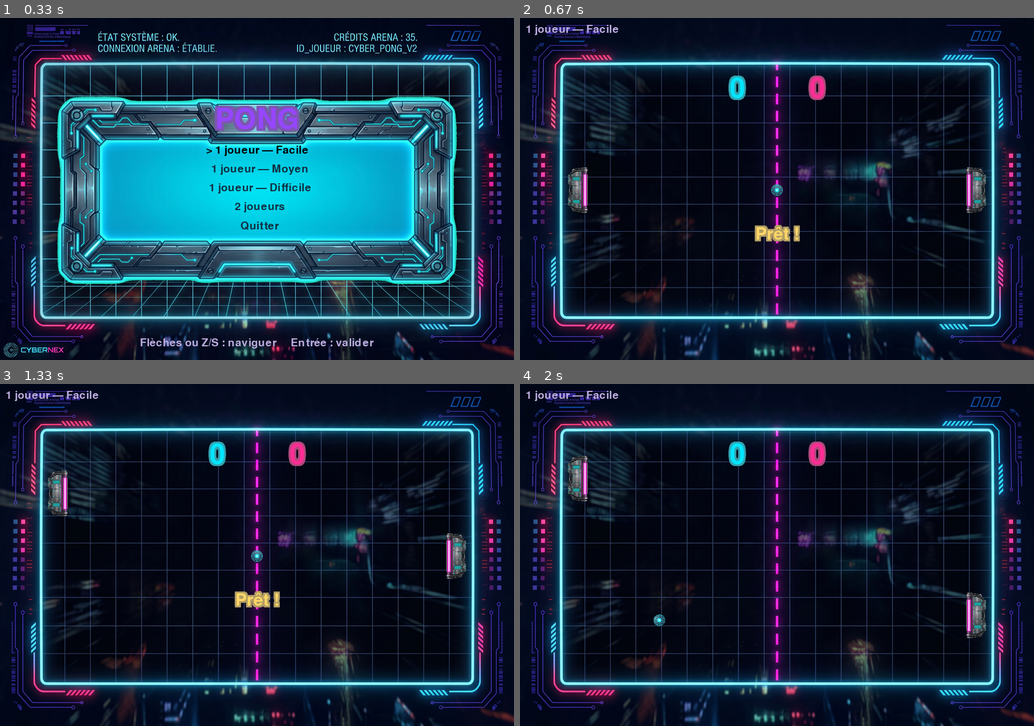
Above: before the commit, frames 1-4 (two rows, left to right).
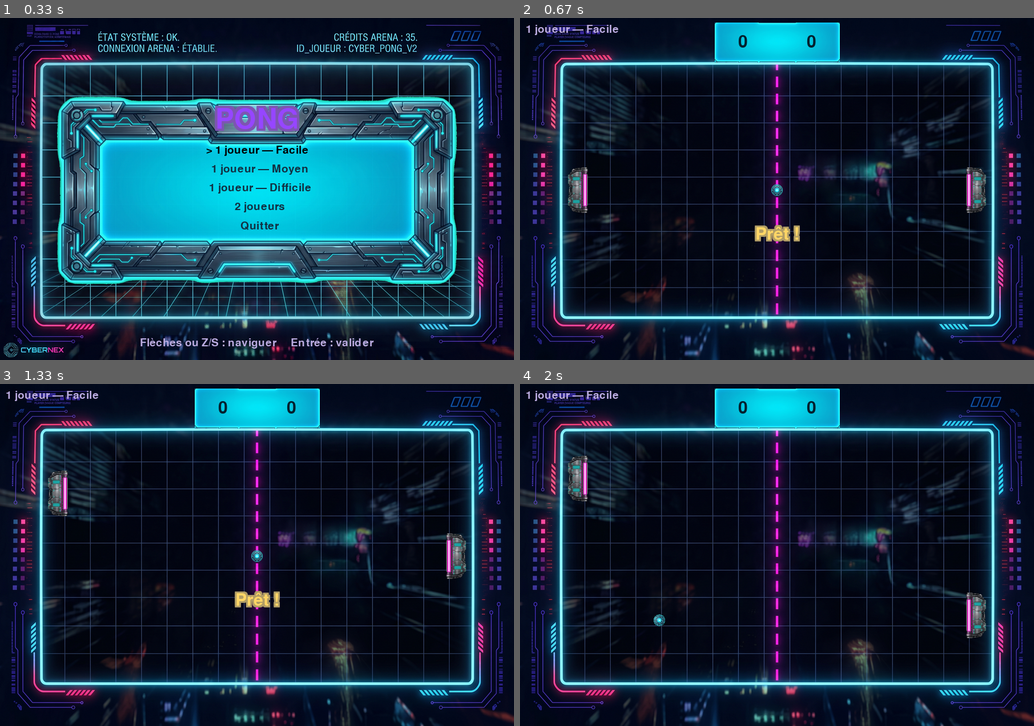
Above: after the commit, the same moments.

Repository: Lamizana/Pong
Game: pygame game, started from main.py
Two runs of this game, one before a commit and one after it. Both use one fixed random seed, a clock stepped at 60 frames per second and the inputs below.
Inputs:
- Up to frame 1 (0.33 s): no input
- Up to frame 2 (0.67 s): tap Enter at 0.33 s
- Up to frame 3 (1.33 s): hold W 0.67-1.13 s; hold S from 1.17 s (still down); tap Z at 1.23 s
- Up to frame 4 (2 s): release S at 1.47 s; hold W 1.5-1.87 s; tap Z at 1.57, 1.97 s; hold S from 1.9 s (still down)

Frame 1 is identical in both runs. In frame 2, 3.2% of the frame differs, in the area x 37-63%, y 1-24%; in frame 3, 3.2%; in frame 4, 3.2%.

Commit message:
feat(hud): ecran de score extrait du menu, pose au-dessus du terrain

Diff:
--- a/pong/resources.py
+++ b/pong/resources.py
@@ -22,6 +22,7 @@
         self.background = self._load_opaque(settings.ASSET_BACKGROUND)
         self.menu_background = self._load_opaque(settings.ASSET_MENU)
         self.menu_frame = self._load_sprite(settings.ASSET_MENU_FRAME)
+        self.score_screen = self._load_sprite(settings.ASSET_SCORE_SCREEN)
         self.paddle_left = self._load_sprite(settings.ASSET_PADDLE_LEFT)
         self.paddle_right = self._load_sprite(settings.ASSET_PADDLE_RIGHT)
         self.ball = self._load_sprite(settings.ASSET_BALL)
--- a/pong/scenes/game.py
+++ b/pong/scenes/game.py
@@ -198,12 +198,19 @@
                               self.ball.y - sprite.get_height() / 2))
 
     def _draw_scores(self, surface):
+        # Écran de score, posé au-dessus du terrain (dans le ciel).
         center_x = settings.WINDOW_WIDTH // 2
-        y = settings.FIELD_TOP + 32
-        synthwave.glow_text(surface, self.app.font_large, str(self.score.left),
-                            settings.NEON_CYAN, center=(center_x - 70, y))
-        synthwave.glow_text(surface, self.app.font_large, str(self.score.right),
-                            settings.NEON_PINK, center=(center_x + 70, y))
+        screen = self.app.assets.score_screen
+        rect = screen.get_rect(midbottom=(center_x, settings.FIELD_TOP - 14))
+        surface.blit(screen, rect)
+
+        # Le score, à l'intérieur de l'écran (texte sombre, lisible sur cyan).
+        y = rect.centery
+        color = (4, 32, 46)
+        self.app.draw_text(surface, str(self.score.left), self.app.font_medium,
+                           color, center=(center_x - 60, y))
+        self.app.draw_text(surface, str(self.score.right), self.app.font_medium,
+                           color, center=(center_x + 60, y))
 
     def _draw_mode_label(self, surface):
         if self.mode == "1p":
--- a/pong/settings.py
+++ b/pong/settings.py
@@ -111,6 +111,7 @@
 ASSET_BACKGROUND = "background.png"
 ASSET_MENU = "menu.png"
 ASSET_MENU_FRAME = "menu_frame.png"
+ASSET_SCORE_SCREEN = "score_screen.png"
 ASSET_PADDLE_LEFT = "paddle_left.png"
 ASSET_PADDLE_RIGHT = "paddle_right.png"
 ASSET_BALL = "ball.png"
--- a/scripts/prepare_assets.py
+++ b/scripts/prepare_assets.py
@@ -23,6 +23,10 @@
 
 # Taille finale des fonds (fenêtre du jeu).
 BACKGROUND_SIZE = (900, 600)
+
+# Écran de score : région (relative) de l'image de menu 01, et hauteur cible.
+SCORE_SCREEN_BOX = (0.154, 0.307, 0.846, 0.713)
+SCORE_SCREEN_HEIGHT = 70
 
 
 def is_green_background(r, g, b):
@@ -70,6 +74,13 @@
 
     bbox = alpha.getbbox()
     return image.crop(bbox) if bbox else image
+
+
+def crop_region(image, box):
+    """Découpe une région de l'image ; `box` en coordonnées relatives (0..1)."""
+    width, height = image.size
+    return image.crop((int(box[0] * width), int(box[1] * height),
+                       int(box[2] * width), int(box[3] * height)))
 
 
 def fit_height(image, height):
@@ -132,6 +143,16 @@
     image.save(dest)
 
 
+def build_region(source, dest, box, *, height=None, width=None):
+    """Extrait une région d'une image puis la redimensionne (PNG)."""
+    image = crop_region(_load(source).convert("RGBA"), box)
+    if height is not None:
+        image = fit_height(image, height)
+    elif width is not None:
+        image = fit_width(image, width)
+    image.save(dest)
+
+
 def main():
     OUT.mkdir(parents=True, exist_ok=True)
 
@@ -141,8 +162,11 @@
     build_sprite("raquette_droite.jpeg", OUT / "paddle_right.png", height=80)
     build_sprite("balle.jpeg", OUT / "ball.png", max_size=20)
     build_sprite("rectangle_menu_01.jpeg", OUT / "menu_frame.png", width=880)
+    build_region("rectangle_menu_01.jpeg", OUT / "score_screen.png",
+                 SCORE_SCREEN_BOX, height=SCORE_SCREEN_HEIGHT)
 
-    for name in ("background", "menu", "paddle_left", "paddle_right", "ball", "menu_frame"):
+    for name in ("background", "menu", "paddle_left", "paddle_right", "ball",
+                 "menu_frame", "score_screen"):
         path = OUT / f"{name}.png"
         with Image.open(path) as im:
             print(f"  {path.relative_to(ROOT)}  {im.size}  {im.mode}")
--- a/tests/test_assets.py
+++ b/tests/test_assets.py
@@ -17,6 +17,7 @@
     assert store.paddle_right.get_height() == settings.PADDLE_HEIGHT
     assert max(store.ball.get_size()) <= 24
     assert store.menu_frame.get_width() <= 900
+    assert store.score_screen.get_height() == 70
 
 
 def test_sprites_have_transparent_corners():
--- a/tests/test_prepare_assets.py
+++ b/tests/test_prepare_assets.py
@@ -9,6 +9,7 @@
 
 from scripts.prepare_assets import (  # noqa: E402
     clean_alpha,
+    crop_region,
     crop_to_content,
     fit_width,
     is_green_background,
@@ -73,3 +74,11 @@
     out = fit_width(image, 400)
 
     assert out.size == (400, 200)
+
+
+def test_crop_region_uses_relative_box():
+    image = Image.new("RGBA", (100, 50), (255, 0, 0, 255))
+
+    out = crop_region(image, (0.2, 0.4, 0.8, 0.6))
+
+    assert out.size == (60, 10)
Binary file added: pong/assets/score_screen.png
